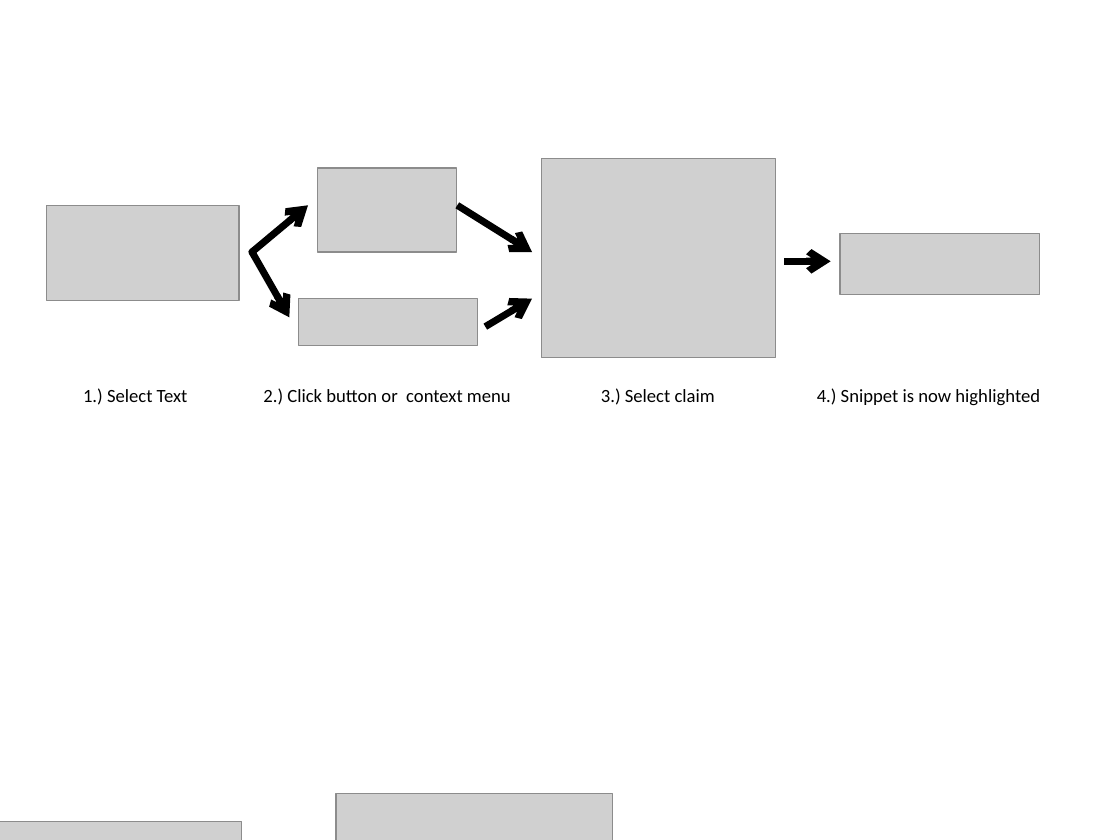
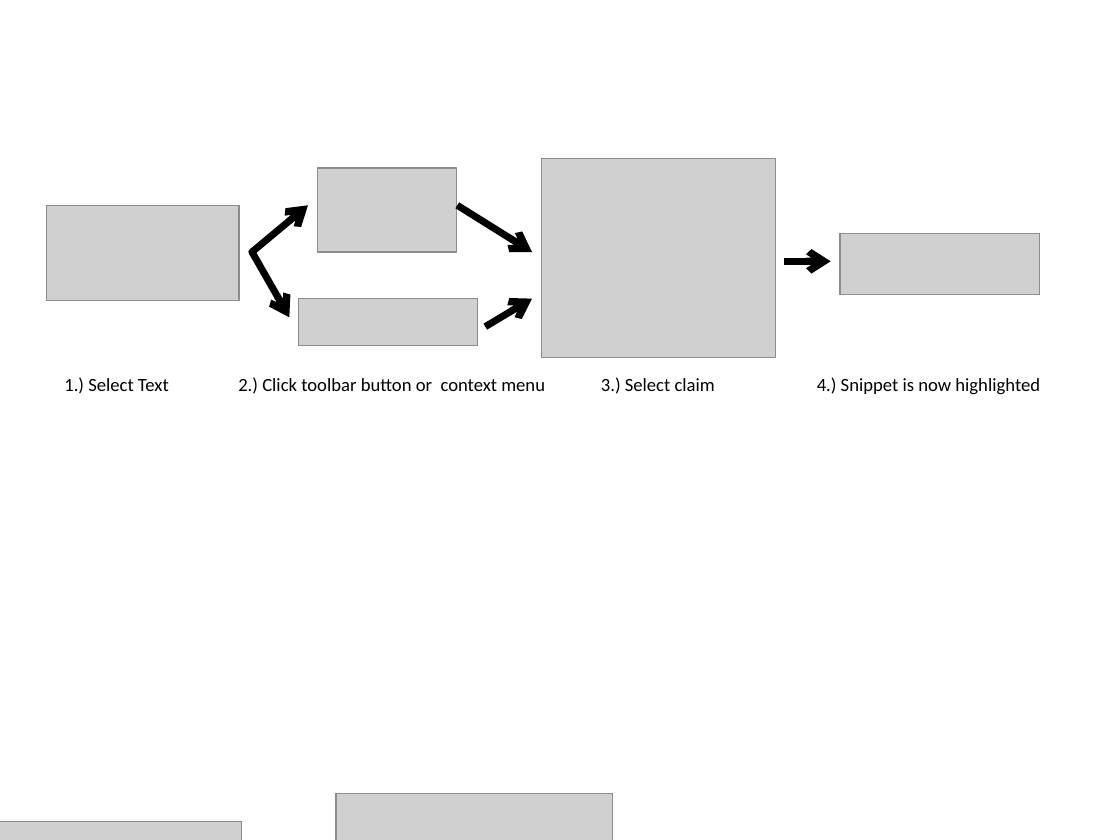
Before and after one commit to robennals/think-link, a slide deck: slide 4 of papers/diagrams.pptx. Drawn at 1120x840 pixels with LibreOffice and Linux fonts; fonts in the diff are those of the drawing; grey boxes stand for pictures. Boxes give left, top, right and bottom in pixels: in the first picture for what was removed or moved away, otherwise in the second. Text is boxed around its words. In the diff, an @@ line names an element or a change of style, - is before the commit and + after.

```diff
--- a/papers/diagrams.pptx
+++ b/papers/diagrams.pptx
@@ text "1.) Select Text": place and size @@
-text "1.) Select Text" at bbox=[83, 388, 188, 405]
+text "1.) Select Text" at bbox=[64, 377, 169, 394]
@@ text at bbox=[238, 377, 545, 394]: text changed @@
-2.) Click button or context menu
+2.) Click toolbar button or context menu
@@ text "3.) Select claim": place and size @@
-text "3.) Select claim" at bbox=[601, 388, 715, 405]
+text "3.) Select claim" at bbox=[601, 377, 715, 394]
@@ text "4.) Snippet is now highlighted": place and size @@
-text "4.) Snippet is now highlighted" at bbox=[817, 388, 1040, 406]
+text "4.) Snippet is now highlighted" at bbox=[817, 377, 1040, 395]
```
Also in this commit, not shown: 3 other files.
